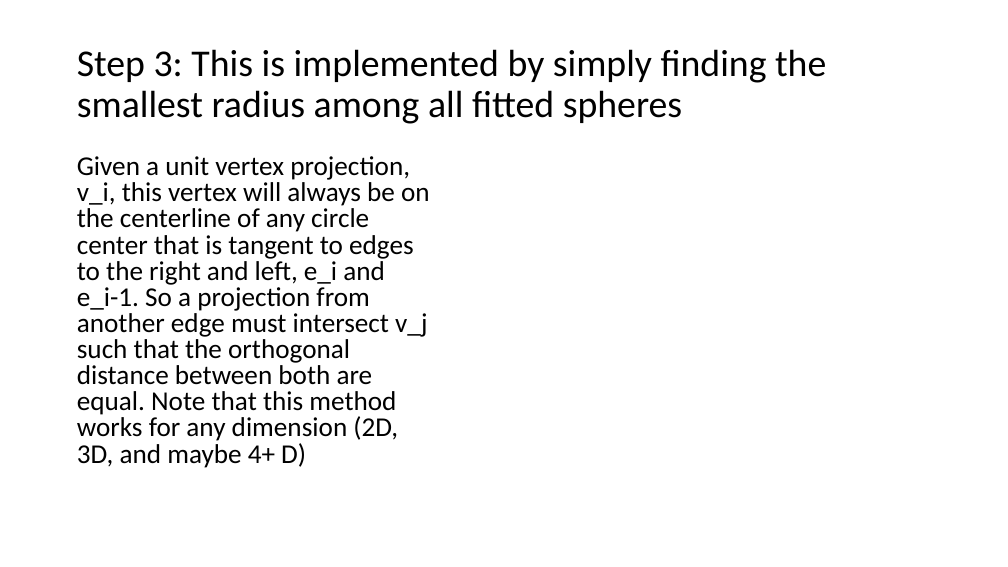
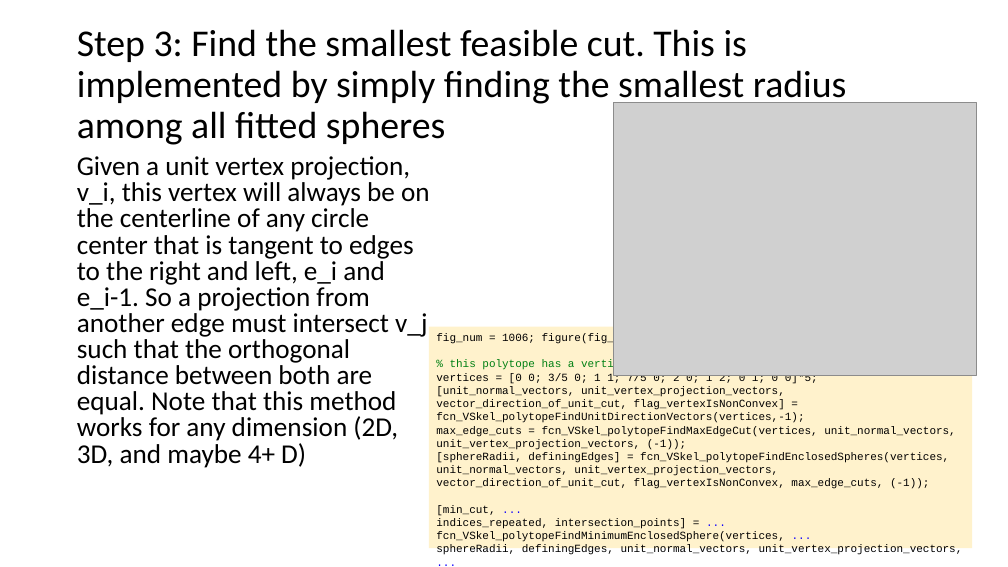
Before and after one commit to ivsg-psu/ivsg-psu-PathPlanning_MapTools_VertexSkeleton, a slide deck: slide 34 of Documents/VertexSkeletonClassLibrary.pptx (slide 32 before the commit). Drawn at 1008x567 pixels with LibreOffice and Linux fonts; fonts in the diff are those of the drawing; grey boxes stand for pictures. Boxes give left, top, right and bottom in pixels: in the first picture for what was removed or moved away, otherwise in the second. Text is boxed around its words. In the diff, an @@ line names an element or a change of style, - is before the commit and + after.

Commit message:
BROKEN: Step 3 finished, moving to step 4 next.

```diff
--- a/Documents/VertexSkeletonClassLibrary.pptx
+++ b/Documents/VertexSkeletonClassLibrary.pptx
@@ title at [77,29,847,145]: text changed @@
-Step 3: This is implemented by simply finding the smallest radius among all fitted spheres
+Step 3: Find the smallest feasible cut. This is implemented by simply finding the smallest radius among all fitted spheres
@@ picture added at [614,103,978,375] @@
@@ rectangle added at [429,327,972,548], fill #FFF2CC, 10.5 pt, text #000000 @@
+fig_num = 1006; figure(fig_num); clf;
+% this polytope has a vertical wall
+vertices = [0 0; 3/5 0; 1 1; 7/5 0; 2 0; 1 2; 0 1; 0 0]*5;
+[unit_normal_vectors, unit_vertex_projection_vectors, vector_direction_of_unit_cut, flag_vertexIsNonConvex] = fcn_VSkel_polytopeFindUnitDirectionVectors(vertices,-1);
+max_edge_cuts = fcn_VSkel_polytopeFindMaxEdgeCut(vertices, unit_normal_vectors, unit_vertex_projection_vectors, (-1));
+[sphereRadii, definingEdges] = fcn_VSkel_polytopeFindEnclosedSpheres(vertices, unit_normal_vectors, unit_vertex_projection_vectors, vector_direction_of_unit_cut, flag_vertexIsNonConvex, max_edge_cuts, (-1));
+[min_cut, ...
+indices_repeated, intersection_points] = ...
+fcn_VSkel_polytopeFindMinimumEnclosedSphere(vertices, ...
+sphereRadii, definingEdges, unit_normal_vectors, unit_vertex_projection_vectors, ...
+vector_direction_of_unit_cut, (fig_num));
```
Also in this commit, not shown: 4 other slides changed, 3 slides added, 1 slide removed, 15 other files.
